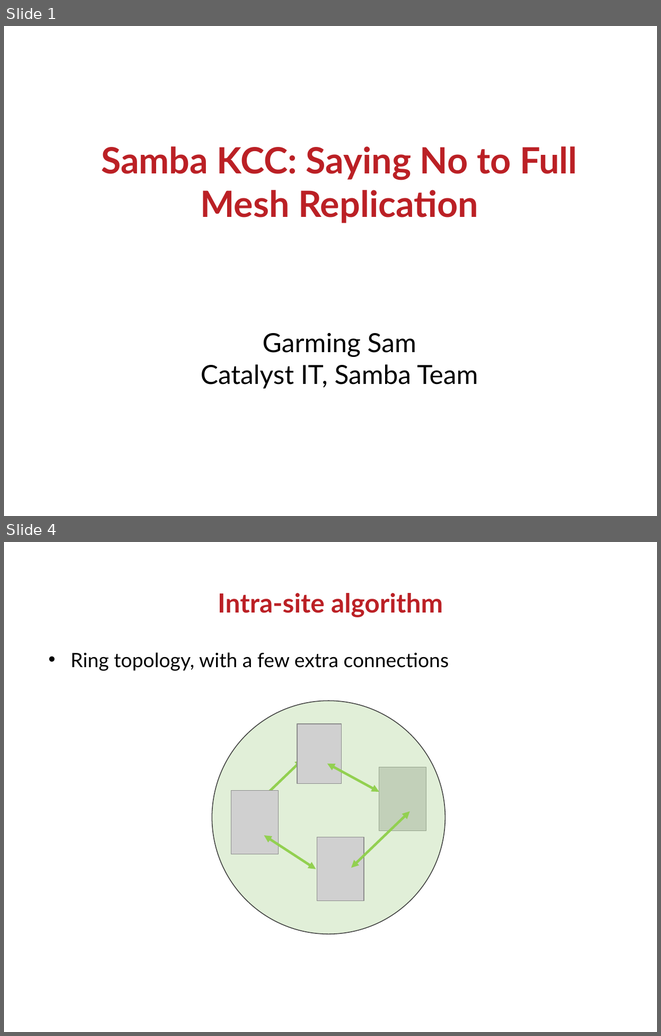
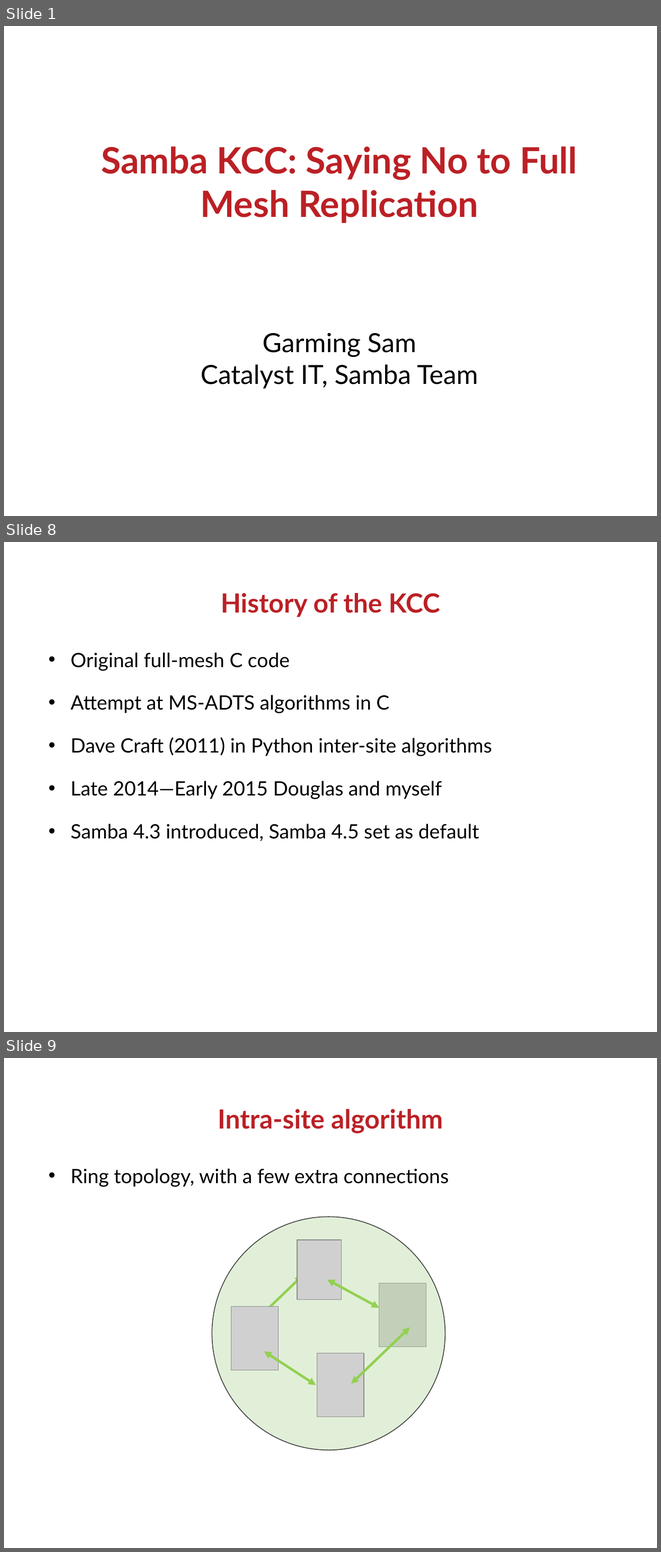
Before and after one commit to GSam/Slides, a slide deck: Samba KCC.odp. Shown one above the other, each under a label of ours: slides 1 and 4 before the commit, slides 1, 8 and 9 after it; the slides between them are not shown. The pictures are 661x1036 and 661x1552 pixels, drawn with LibreOffice and Linux fonts; fonts in the diff are those of the drawing; grey boxes stand for pictures; background and template pictures are left out. Boxes give left, top, right and bottom in pixels: in the first picture for what was removed or moved away, otherwise in the second. Text is boxed around its words. In the diff, an @@ line names an element or a change of style, - is before the commit and + after.

```diff
--- a/Samba KCC.odp
+++ b/Samba KCC.odp
@@ slide 8 added at box(4, 542, 657, 1032), background #FFFFFF @@
@@ title added at box(221, 593, 440, 617), 32 pt, text #BB2025, bold @@
+History of the KCC
@@ text added at box(71, 652, 492, 841), 24 pt, text #000000 @@
+• Original full-mesh C code
+• Attempt at MS-ADTS algorithms in C
+• Dave Craft (2011) in Python inter-site algorithms
+• Late 2014—Early 2015 Douglas and myself
+• Samba 4.3 introduced, Samba 4.5 set as default
@@ what was slide 4 is now slide 9 @@
```
Also in this commit, not shown: 6 slides changed, 4 other slides added.
